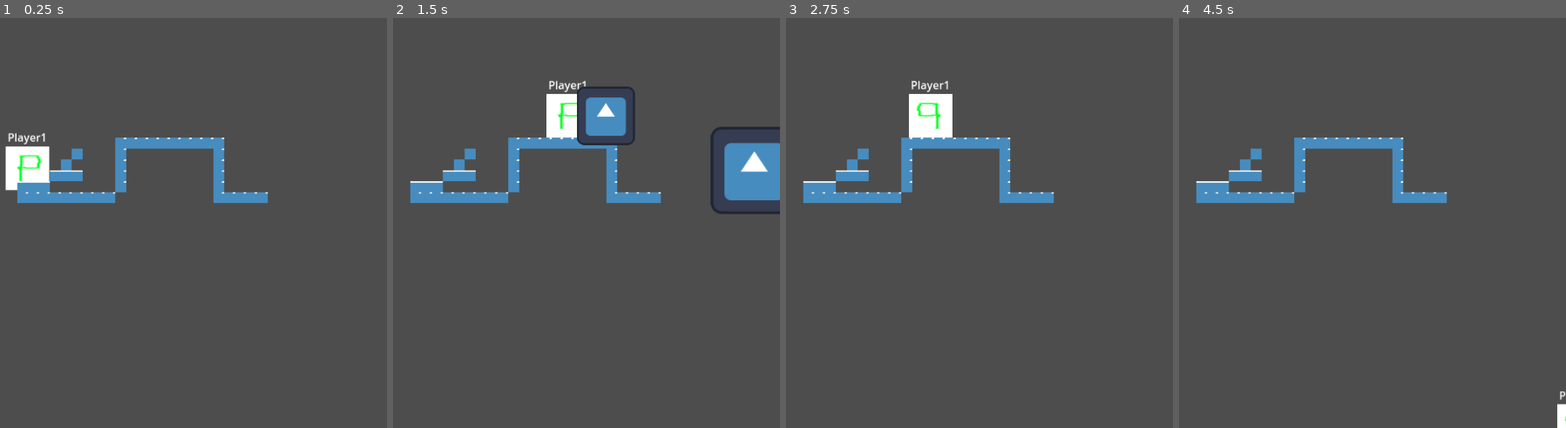
Above: before the commit, frames 1-4 (left to right).
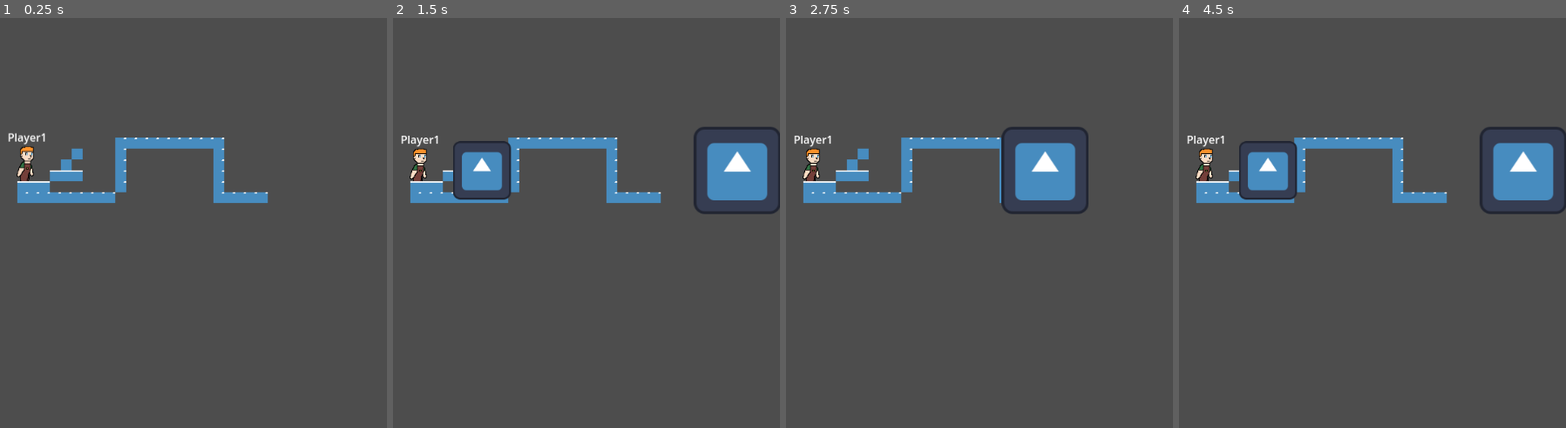
Above: after the commit, the same moments.

Repository: zac112/HeroFarmer
Game: Godot game, scene res://Assets/Platform/level_1.tscn
Same seed, same stepped clock (60 frames per second), same inputs: the game is played once before the commit and once after it. This scene is started directly instead of the project's main scene. The engine's default icon, where the game draws it, is replaced by a stand-in: a white triangle on a blue panel in a dark square.
Inputs:
- Up to frame 1 (0.25 s): no input
- Up to frame 2 (1.5 s): hold D (Farm_right) from 0.53 s (still down); tap Space (Platform_shoot) at 0.6, 1.35 s; tap W (Farm_up) at 0.77 s
- Up to frame 3 (2.75 s): tap W (Farm_up) at 1.52 s; release D (Farm_right) at 2.03 s; hold A (Farm_left) from 2.03 s (still down); tap Space (Platform_shoot) at 2.1 s
- Up to frame 4 (4.5 s): release A (Farm_left) at 2.78 s; hold D (Farm_right) 2.78-4.28 s; tap Space (Platform_shoot) at 2.85, 3.6, 4.35 s; tap W (Farm_up) at 3.02, 3.77 s; hold A (Farm_left) from 4.28 s (still down)

The runs differ from the first frame. In frame 1, 1.1% of the frame differs, in the area x 1-13%, y 31-43%; in frame 2, 6.1%, in the area x 2-100%, y 15-48%; in frame 3, 4.7%; in frame 4, 4.9%.
Error after the commit: Invalid assignment of property or key 'flip_h' with value of type 'bool' on a base object of type 'null instance'. (res://Assets/Player/Platform/player_platfor…

Commit message:
First animation.

Diff:
--- a/Assets/Player/Platform/player_platform.tscn
+++ b/Assets/Player/Platform/player_platform.tscn
@@ -1,16 +1,49 @@
-[gd_scene load_steps=4 format=3 uid="uid://dosibav3620rd"]
+[gd_scene load_steps=9 format=3 uid="uid://dosibav3620rd"]
 
 [ext_resource type="Script" path="res://Assets/Player/Platform/player_platform.gd" id="1_uttb6"]
-[ext_resource type="Texture2D" uid="uid://dxhpt1o2hcex4" path="res://Assets/Player/Platform/Player_sprite.png" id="2_lsr7s"]
+[ext_resource type="Texture2D" uid="uid://b7hex7r7x46h6" path="res://Assets/Player/Platform/peli.png" id="2_m4qls"]
 
 [sub_resource type="RectangleShape2D" id="RectangleShape2D_0e5pg"]
 size = Vector2(64, 64)
 
+[sub_resource type="AtlasTexture" id="AtlasTexture_bqape"]
+atlas = ExtResource("2_m4qls")
+region = Rect2(0, 0, 64, 64)
+
+[sub_resource type="AtlasTexture" id="AtlasTexture_w44cq"]
+atlas = ExtResource("2_m4qls")
+region = Rect2(64, 0, 64, 64)
+
+[sub_resource type="AtlasTexture" id="AtlasTexture_6kb7p"]
+atlas = ExtResource("2_m4qls")
+region = Rect2(128, 0, 64, 64)
+
+[sub_resource type="AtlasTexture" id="AtlasTexture_ho400"]
+atlas = ExtResource("2_m4qls")
+region = Rect2(192, 0, 64, 64)
+
+[sub_resource type="SpriteFrames" id="SpriteFrames_patxw"]
+animations = [{
+"frames": [{
+"duration": 1.0,
+"texture": SubResource("AtlasTexture_bqape")
+}, {
+"duration": 1.0,
+"texture": SubResource("AtlasTexture_w44cq")
+}, {
+"duration": 1.0,
+"texture": SubResource("AtlasTexture_6kb7p")
+}, {
+"duration": 1.0,
+"texture": SubResource("AtlasTexture_ho400")
+}],
+"loop": true,
+"name": &"default",
+"speed": 5.0
+}]
+
 [node name="player_platform" type="CharacterBody2D"]
 script = ExtResource("1_uttb6")
-
-[node name="Sprite2D" type="Sprite2D" parent="."]
-texture = ExtResource("2_lsr7s")
 
 [node name="CollisionShape2D" type="CollisionShape2D" parent="."]
 shape = SubResource("RectangleShape2D_0e5pg")
@@ -27,3 +60,8 @@
 
 [node name="LeftShootMarker" type="Marker2D" parent="."]
 position = Vector2(-33, -1)
+
+[node name="AnimatedSprite2D" type="AnimatedSprite2D" parent="."]
+sprite_frames = SubResource("SpriteFrames_patxw")
+frame = 1
+frame_progress = 0.595931
Binary file added: Assets/Player/Platform/peli.png
Not shown, added: Assets/Player/Platform/peli.png.import
